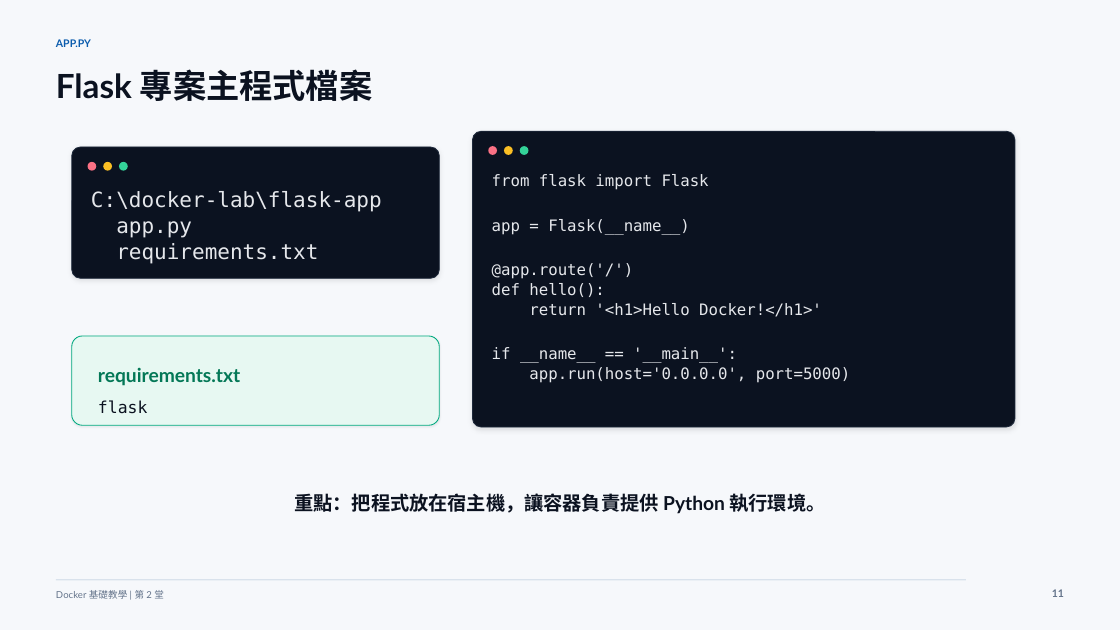
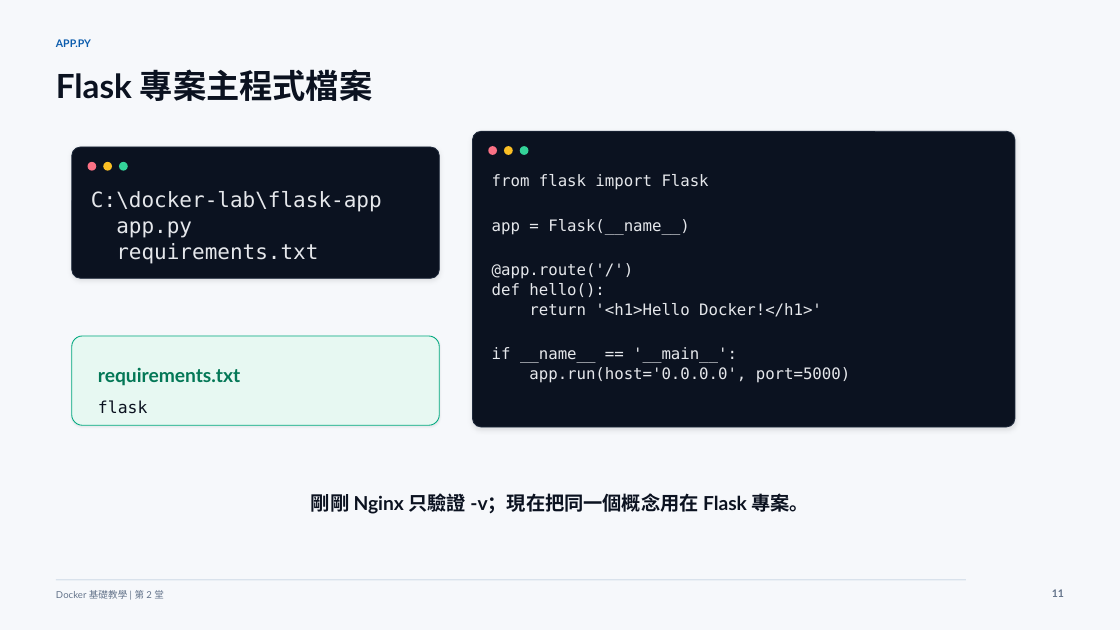
Before and after one commit to lalalalaluk/docker-practice, a slide deck: slide 12 of slides/docker-session2-flask-volume.pptx. Drawn at 1120x630 pixels with LibreOffice and Linux fonts; fonts in the diff are those of the drawing. Boxes give left, top, right and bottom in pixels: in the first picture for what was removed or moved away, otherwise in the second. Text is boxed around its words. In the diff, an @@ line names an element or a change of style, - is before the commit and + after.

Commit message:
Clarify bind mount nginx warm-up

```diff
--- a/slides/docker-session2-flask-volume.pptx
+++ b/slides/docker-session2-flask-volume.pptx
@@ text at (x1=311, y1=493, x2=810, y2=514): text changed @@
-重點：把程式放在宿主機，讓容器負責提供 Python 執行環境。
+剛剛 Nginx 只驗證 -v；現在把同一個概念用在 Flask 專案。
```
Also in this commit, not shown: 3 other slides changed.
